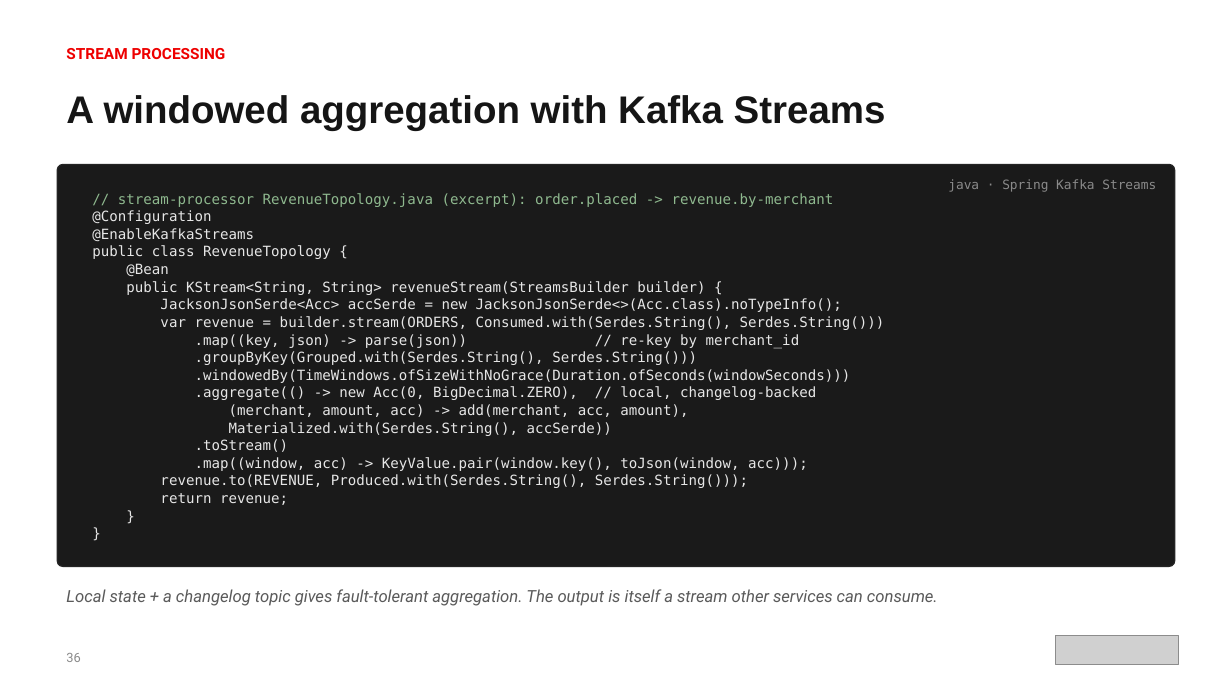
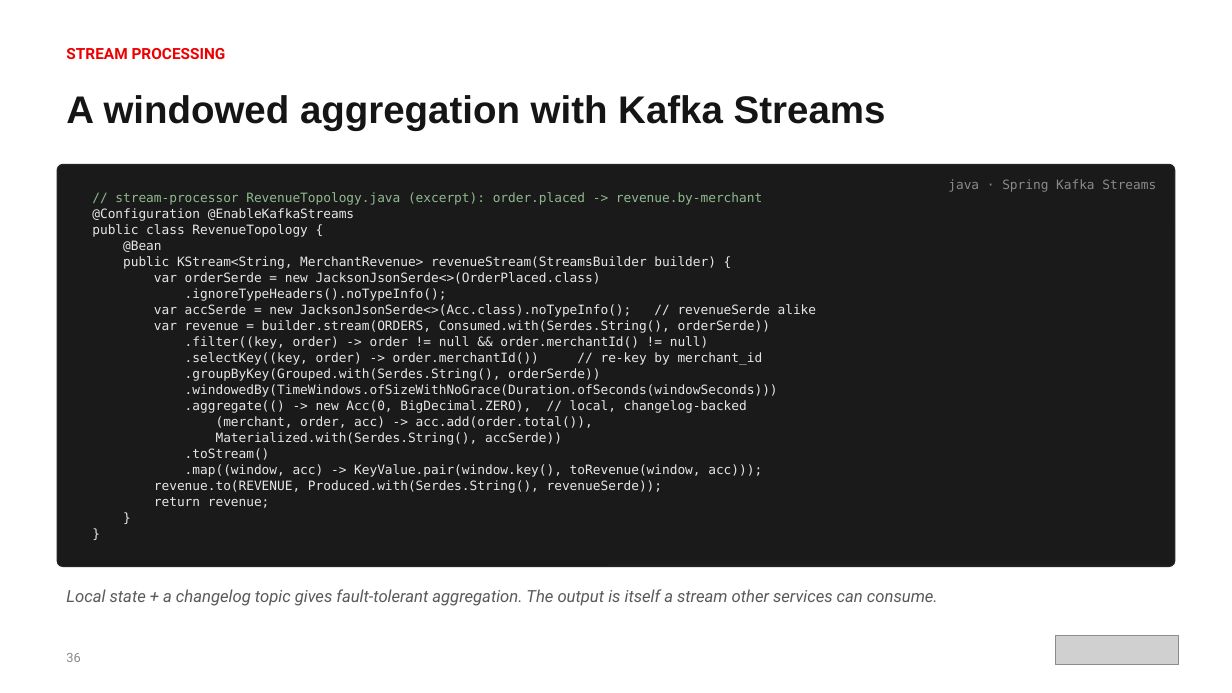
Before and after one commit to patterncatalyst/cloud-native-design-patterns, a slide deck: slide 43 of lgtm-presentation/Designing-Cloud-Native-APIs-Spring.pptx. Drawn at 1232x693 pixels with LibreOffice and Linux fonts; fonts in the diff are those of the drawing; grey boxes stand for pictures. Boxes give left, top, right and bottom in pixels: in the first picture for what was removed or moved away, otherwise in the second. Text is boxed around its words. In the diff, an @@ line names an element or a change of style, - is before the commit and + after.

```diff
--- a/lgtm-presentation/Designing-Cloud-Native-APIs-Spring.pptx
+++ b/lgtm-presentation/Designing-Cloud-Native-APIs-Spring.pptx
@@ text at <box>92,208,354,221</box>: text changed; size 11 to 10 pt @@
-@Configuration
-@EnableKafkaStreams
+@Configuration @EnableKafkaStreams
@@ text at <box>92,192,778,508</box>: size 11 to 10 pt in "// stream-processor RevenueTopology.java (excerpt): order.pl ...", "public class RevenueTopology {", "@Bean", ".windowedBy(TimeWindows.ofSizeWithNoGrace(Duration.ofSeconds ..." and 6 more places @@
@@ text at <box>123,256,817,381</box>: text changed; size 11 to 10 pt @@
-public KStream<String, String> revenueStream(StreamsBuilder builder) {
-JacksonJsonSerde<Acc> accSerde = new JacksonJsonSerde<>(Acc.class).noTypeInfo();
-var revenue = builder.stream(ORDERS, Consumed.with(Serdes.String(), Serdes.String()))
-.map((key, json) -> parse(json)) // re-key by merchant_id
-.groupByKey(Grouped.with(Serdes.String(), Serdes.String()))
+public KStream<String, MerchantRevenue> revenueStream(StreamsBuilder builder) {
+var orderSerde = new JacksonJsonSerde<>(OrderPlaced.class)
+.ignoreTypeHeaders().noTypeInfo();
+var accSerde = new JacksonJsonSerde<>(Acc.class).noTypeInfo(); // revenueSerde alike
+var revenue = builder.stream(ORDERS, Consumed.with(Serdes.String(), orderSerde))
+.filter((key, order) -> order != null && order.merchantId() != null)
+.selectKey((key, order) -> order.merchantId()) // re-key by merchant_id
+.groupByKey(Grouped.with(Serdes.String(), orderSerde))
@@ text at <box>216,416,593,428</box>: text changed; size 11 to 10 pt @@
-(merchant, amount, acc) -> add(merchant, acc, amount),
+(merchant, order, acc) -> acc.add(order.total()),
@@ text at <box>154,464,762,493</box>: text changed; size 11 to 10 pt @@
-.map((window, acc) -> KeyValue.pair(window.key(), toJson(window, acc)));
-revenue.to(REVENUE, Produced.with(Serdes.String(), Serdes.String()));
+.map((window, acc) -> KeyValue.pair(window.key(), toRevenue(window, acc)));
+revenue.to(REVENUE, Produced.with(Serdes.String(), revenueSerde));
```
Also in this commit, not shown: 8 other slides changed, 2 other files.
